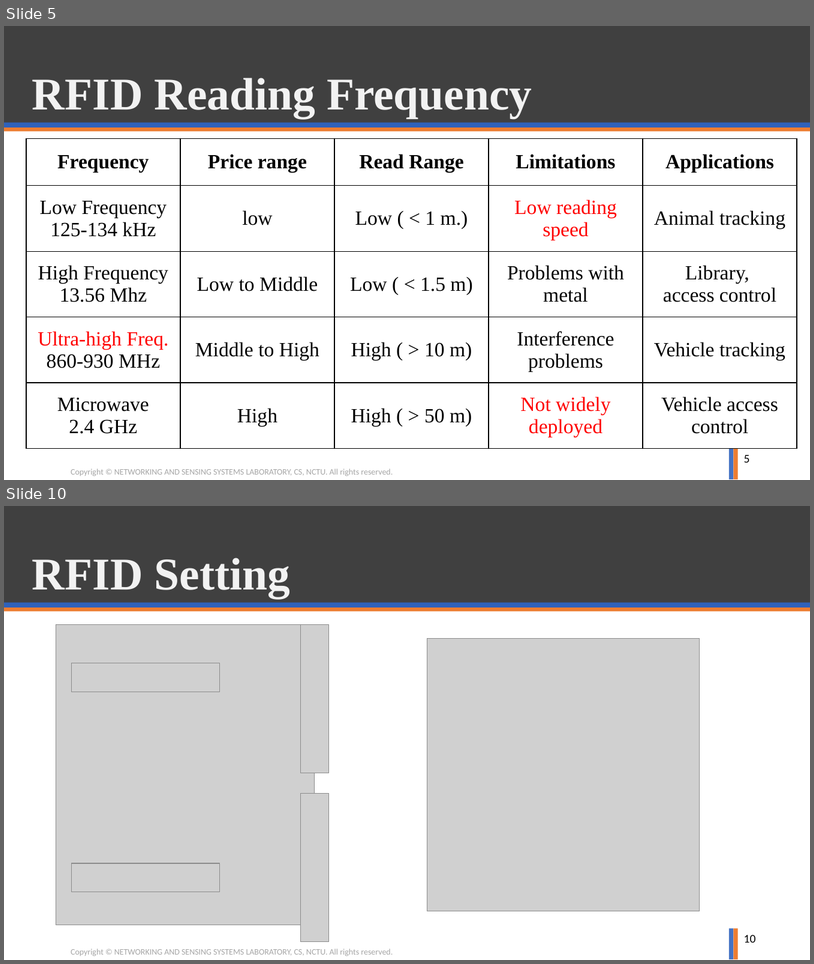
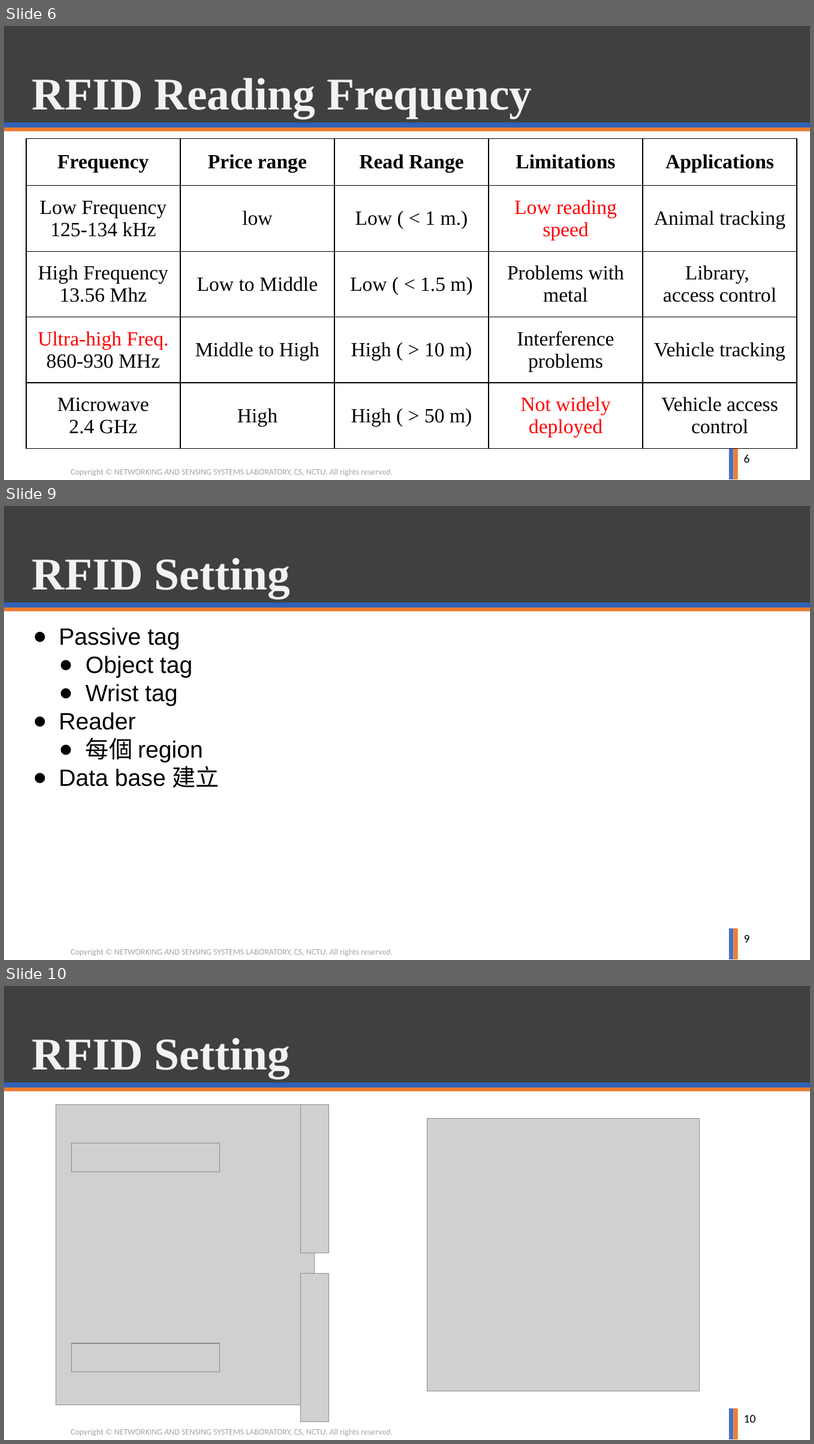
Before and after one commit to ghostkingwilly/RFID_Project, a slide deck: Proposal/RFID_Prorosal.pptx. Shown one above the other, each under a label of ours: slides 5 and 10 before the commit, slides 6, 9 and 10 after it; the slides between them are not shown. The pictures are 814x964 and 814x1444 pixels, drawn with LibreOffice and Linux fonts; fonts in the diff are those of the drawing; grey boxes stand for pictures; background and template pictures are left out. Boxes give left, top, right and bottom in pixels: in the first picture for what was removed or moved away, otherwise in the second. Text is boxed around its words. In the diff, an @@ line names an element or a change of style, - is before the commit and + after.

```diff
--- a/Proposal/RFID_Prorosal.pptx
+++ b/Proposal/RFID_Prorosal.pptx
@@ slide 9 added at box(4, 506, 810, 960), background #FFFFFF; not listed: 6 template elements that a slide beside it also shows @@
@@ title added at box(32, 558, 290, 598), 54 pt, text #F2F2F2, bold @@
+RFID Setting
@@ text added at box(59, 627, 219, 787), 28 pt, text #000000 @@
+● Passive tag
+  ● Object tag
+  ● Wrist tag
+● Reader
+  ● 每個 region
+● Data base 建立
@@ page number added at box(744, 934, 750, 942), 14 pt, text #000000 @@
+9
@@ what was slide 5 is now slide 6 @@
@@ page number at box(744, 454, 750, 462): text changed @@
-5
+6
```
Also in this commit, not shown: 3 slides changed, 6 other slides added, 35 slides removed.
